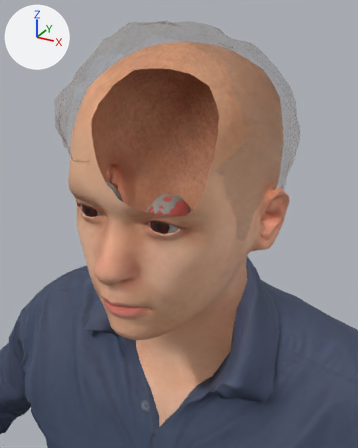
An edit to the FBX model Assets/CityGame/Resources/Models/RodjaHuman/RodjaSource.fbx, drawn before and after from the same camera.
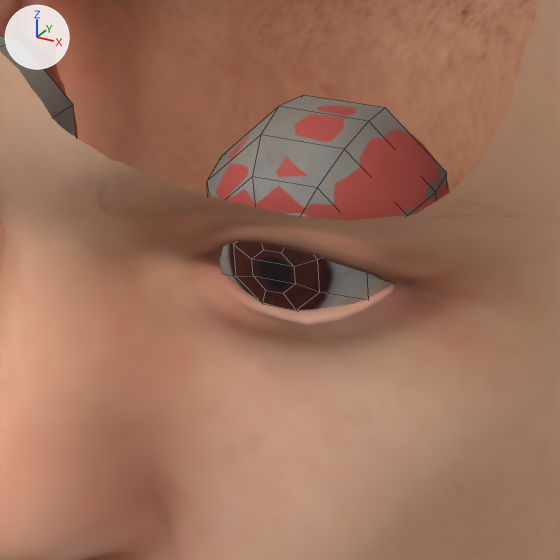
Each version is shown from a camera (50 mm lens) standing at (0.1816, -0.3873, 1.4977) and looking at (0.0306, -0.1128, 1.3604), then close up on the part from 30% to 59% of the width and 39% to 63% of the height. The axes (+X, +Y, +Z) are drawn at upper left. The lights are the same throughout. The older version's two pictures come first. The close-ups show mesh edges as thin lines. Everything nearer to the camera than a plane just in front of the edit is cut away.

Objects in the first close-up: 'RodjaBody', 'RodjaBody.low-poly'.
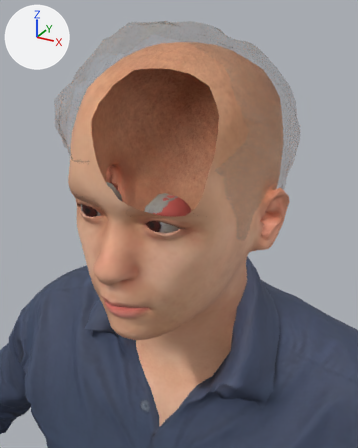
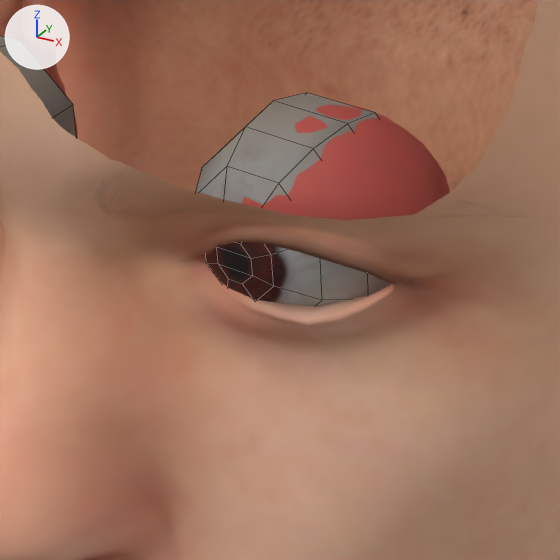
The newer file adds a shape key; the second version is drawn at full value of the shape key 'eyeLookInLeft' of 'RodjaBody.low-poly', and the change is written as the vertex moves it makes.

The change in detail:
me_low_poly is used by ob_rodjabody_low_poly; location (0.0, 0.0, 0.0).
me_low_poly had 96 vertices, 86 faces and spanned x -0.0424..0.0424, y -0.1374..-0.114, z 1.3548..1.383.
me_low_poly now has 96 vertices, 86 faces and spans x -0.0424..0.0401, y -0.1374..-0.1133, z 1.3548..1.3831.
me_low_poly part 1: the loose piece of 48 vertices spanning x 0.0131..0.0424, y -0.1374..-0.114, z 1.3548..1.383 is multiplied about its middle by the matrix ((0.946, 0.244, 0.032), (-0.245, 0.947, -0.006), (-0.01, -0.004, 1.0)), then moved by (-0.0028, 0.0, 0.0).

Where the change shows, as pixel boxes [x1, y1, x2, y2] in the close-ups (560 x 560 px; the box of a moved part takes in the faces that stretch with it):
'RodjaBody.low-poly', reshaped: before [0, 36, 447, 310]; after [0, 36, 391, 306]
part 1 of me_low_poly, moved or reshaped: before [207, 95, 447, 310]; after [196, 93, 391, 306]
